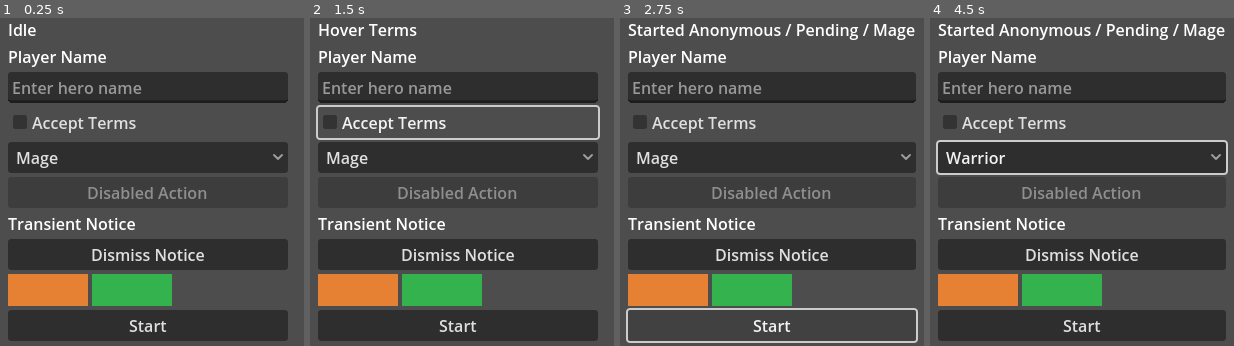
Above: before the commit, frames 1-4 (left to right).
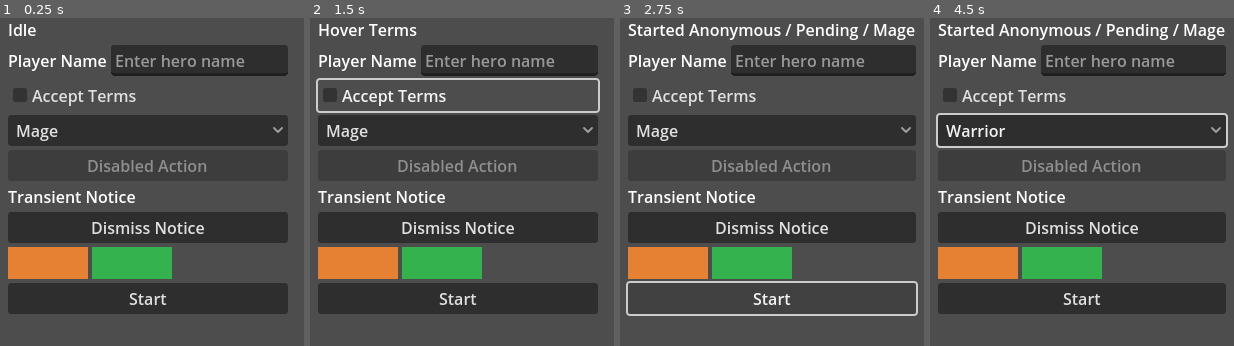
Above: after the commit, the same moments.

Repository: mewhhaha/godoteer
Game: Godot game, scene res://scenes/sample_app.tscn
The game is run twice, just before and just after one commit, with the same random seed, the same clock (stepped at 60 frames per second) and the same inputs.
Inputs:
- Up to frame 1 (0.25 s): no input
- Up to frame 2 (1.5 s): click "Accept Terms" at 0.5 s; click "Accept Terms" at 1.25 s
- Up to frame 3 (2.75 s): click "Start" at 2 s
- Up to frame 4 (4.5 s): click "Start" at 2.75 s; click "Mage" at 3.5 s; click "Dismiss Notice" at 4.25 s

The runs differ from the first frame. In frame 1, 55% of the frame differs, in the area x 2-95%, y 8-99%; in frame 2, 56%; in frame 3, 47%; in frame 4, 58%, in the area x 1-99%, y 8-99%.

Commit message:
Add camera capture, JUnit reporting, and richer assertions
Co-authored-by: Codex <noreply@openai.com>

Diff:
--- a/sample_project/scenes/sample_app.tscn
+++ b/sample_project/scenes/sample_app.tscn
@@ -23,14 +23,17 @@
 text = "Idle"
 accessibility_description = "Current sample status"
 
-[node name="NameLabel" type="Label" parent="FormPanel"]
+[node name="NameRow" type="HBoxContainer" parent="FormPanel"]
+layout_mode = 2
+
+[node name="NameLabel" type="Label" parent="FormPanel/NameRow"]
 layout_mode = 2
 text = "Player Name"
 
-[node name="NameInput" type="LineEdit" parent="FormPanel"]
+[node name="NameInput" type="LineEdit" parent="FormPanel/NameRow"]
 layout_mode = 2
+size_flags_horizontal = 3
 placeholder_text = "Enter hero name"
-accessibility_name = "Player Name"
 accessibility_description = "Type player name before starting"
 
 [node name="TermsToggle" type="CheckBox" parent="FormPanel"]
--- a/sample_project/scripts/sample_app.gd
+++ b/sample_project/scripts/sample_app.gd
@@ -2,7 +2,7 @@
 
 @onready var status_label: Label = $FormPanel/StatusLabel
 @onready var action_button: Button = $FormPanel/ActionButton
-@onready var name_input: LineEdit = $FormPanel/NameInput
+@onready var name_input: LineEdit = $FormPanel/NameRow/NameInput
 @onready var terms_toggle: CheckBox = $FormPanel/TermsToggle
 @onready var role_select: OptionButton = $FormPanel/RoleSelect
 @onready var hidden_message: Label = $FormPanel/HiddenMessage
@@ -16,6 +16,7 @@
 
 
 func _ready() -> void:
+	_build_camera_preview()
 	action_button.pressed.connect(_on_action_button_pressed)
 	dismiss_notice_button.pressed.connect(_on_dismiss_notice_pressed)
 	name_input.focus_entered.connect(_on_name_focus_entered)
@@ -59,3 +60,55 @@
 	if event is InputEventMouseButton and event.button_index == MOUSE_BUTTON_LEFT and not event.pressed and dragging:
 		dragging = false
 		status_label.text = "Dropped"
+
+
+func _build_camera_preview() -> void:
+	if has_node("CameraPreviewViewport"):
+		return
+
+	var preview_viewport := SubViewport.new()
+	preview_viewport.name = "CameraPreviewViewport"
+	preview_viewport.size = Vector2i(120, 120)
+	preview_viewport.handle_input_locally = false
+	preview_viewport.render_target_update_mode = SubViewport.UPDATE_ALWAYS
+	add_child(preview_viewport)
+
+	var world_root := Node2D.new()
+	world_root.name = "CameraWorld"
+	preview_viewport.add_child(world_root)
+
+	var left_camera := Camera2D.new()
+	left_camera.name = "LeftCamera"
+	left_camera.position = Vector2.ZERO
+	world_root.add_child(left_camera)
+
+	var right_camera := Camera2D.new()
+	right_camera.name = "RightCamera"
+	right_camera.position = Vector2(120, 0)
+	world_root.add_child(right_camera)
+
+	var left_marker := Polygon2D.new()
+	left_marker.name = "LeftMarker"
+	left_marker.position = Vector2.ZERO
+	left_marker.color = Color(0.95, 0.2, 0.2, 1.0)
+	left_marker.polygon = PackedVector2Array([
+		Vector2(-40, -40),
+		Vector2(40, -40),
+		Vector2(40, 40),
+		Vector2(-40, 40),
+	])
+	world_root.add_child(left_marker)
+
+	var right_marker := Polygon2D.new()
+	right_marker.name = "RightMarker"
+	right_marker.position = Vector2(120, 0)
+	right_marker.color = Color(0.2, 0.4, 0.95, 1.0)
+	right_marker.polygon = PackedVector2Array([
+		Vector2(-40, -40),
+		Vector2(40, -40),
+		Vector2(40, 40),
+		Vector2(-40, 40),
+	])
+	world_root.add_child(right_marker)
+
+	left_camera.make_current()
--- a/sample_project/tests/scene/smoke_test.gd
+++ b/sample_project/tests/scene/smoke_test.gd
@@ -23,11 +23,18 @@
 	await start_button.to_be_enabled()
 	await hidden_message.to_be_hidden()
 	await disabled_button.to_be_disabled()
+	await terms_toggle.to_be_unchecked()
+	await name_field.not_to_have_value("Mew")
+	await start_button.to_have_accessible_name("Start")
+	await start_button.to_have_accessible_description("Starts sample flow")
+	await name_field.to_have_accessible_name("Player Name")
+	await name_field.to_have_accessible_description("Type player name before starting")
 	expect(name_field.node() == label_field.node(), "Role and label query should find same input")
 	expect(name_field.node() == placeholder_field.node(), "Placeholder query should find same input")
 	expect(role_select.value() == "Mage", "Combobox should start at first option")
 	screen.expect_accessible_name(start_button, "Start")
 	screen.expect_accessible_description(start_button, "Starts sample flow")
+	screen.expect_accessible_name(name_field, "Player Name")
 	screen.expect_accessible_description(status, "Current sample status")
 	screen.screen_reader_supported()
 	screen.screen_reader_active()
@@ -77,6 +84,7 @@
 	await terms_toggle.to_have_value(true)
 	await terms_toggle.uncheck()
 	await terms_toggle.to_have_value(false)
+	await terms_toggle.to_be_unchecked()
 
 
 func test_drag_and_negative_assertions(driver: GodoteerDriver) -> void:
@@ -118,5 +126,36 @@
 func test_windowed_screenshot_if_available(driver: GodoteerDriver) -> void:
 	var screen := await driver.screen(SAMPLE_APP)
 	if screen.can_screenshot():
-		var screenshot_path := screen.get_by_role("button", {"name": "Start"}).capture("start-button.png")
-		expect(FileAccess.file_exists(screenshot_path), "Screenshot should exist on disk", screenshot_path)
+		var form := screen.within(screen.get_by_node_name("FormPanel"))
+		var start_button := form.get_by_role("button", {"name": "Start"})
+		var hidden_message := form.get_by_node_name("HiddenMessage")
+		var cropped_path := start_button.capture("start-button.png")
+		var full_path := screen.screenshot("full-screen.png")
+		expect(FileAccess.file_exists(cropped_path), "Cropped screenshot should exist on disk", cropped_path)
+		expect(FileAccess.file_exists(full_path), "Full screenshot should exist on disk", full_path)
+		if FileAccess.file_exists(cropped_path) and FileAccess.file_exists(full_path):
+			var cropped_image := Image.load_from_file(cropped_path)
+			var full_image := Image.load_from_file(full_path)
+			expect(cropped_image.get_width() < full_image.get_width(), "Locator capture should crop width", cropped_image.get_width(), full_image.get_width())
+			expect(cropped_image.get_height() < full_image.get_height(), "Locator capture should crop height", cropped_image.get_height(), full_image.get_height())
+
+		var left_camera_path := await screen.capture_camera("CameraPreviewViewport/CameraWorld/LeftCamera", "camera-left.png")
+		var right_camera_path := await screen.capture_camera("CameraPreviewViewport/CameraWorld/RightCamera", "camera-right.png")
+		expect(FileAccess.file_exists(left_camera_path), "Left camera screenshot should exist", left_camera_path)
+		expect(FileAccess.file_exists(right_camera_path), "Right camera screenshot should exist", right_camera_path)
+		if FileAccess.file_exists(left_camera_path) and FileAccess.file_exists(right_camera_path):
+			var left_camera_image := Image.load_from_file(left_camera_path)
+			var right_camera_image := Image.load_from_file(right_camera_path)
+			var center := Vector2i(left_camera_image.get_width() / 2, left_camera_image.get_height() / 2)
+			var left_pixel := left_camera_image.get_pixelv(center)
+			var right_pixel := right_camera_image.get_pixelv(center)
+			expect(left_pixel.r > left_pixel.b, "Left camera should center red marker", left_pixel)
+			expect(right_pixel.b > right_pixel.r, "Right camera should center blue marker", right_pixel)
+
+		set_failures_quiet(true)
+		var hidden_path := hidden_message.capture("hidden-message.png")
+		set_failures_quiet(false)
+		var failures := drain_failures()
+		expect(hidden_path == "", "Hidden locator capture should fail hard", hidden_path)
+		expect(failures.size() == 1, "Hidden locator capture should record one failure", failures)
+		expect(str(failures[0]).contains("not visible") or str(failures[0]).contains("invalid crop"), "Hidden locator capture should explain failure", failures)
Not shown, changed: sample_project/addons/godoteer/locator.gd
Not shown, changed: sample_project/addons/godoteer/runner.gd
Not shown, changed: sample_project/addons/godoteer/screen.gd
Not shown, changed: README.md
Not shown, changed: docs/references/api-surface.md
Not shown, changed: docs/references/caveats.md
Not shown, changed: docs/references/repo-map.md
Not shown, changed: docs/references/testing-runbook.md
